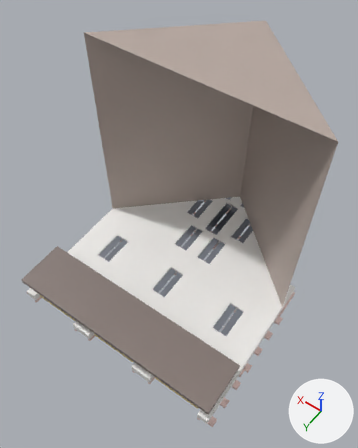
The glTF model modelle/kornhaus/kornhaus_measured.glb: old version first, new version second.
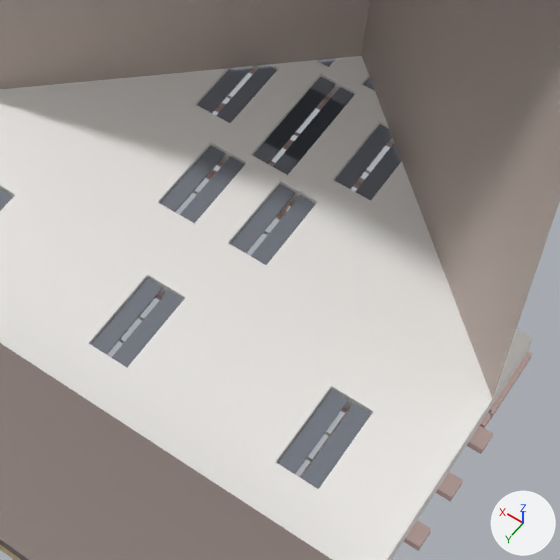
There are two pictures of each version: one whole from a 50 mm lens placed at (-3.9, 8.3, 31.4), pointed at (7.8, -8.0, 5.7), one close up on the part from 34% to 85% of the width and 40% to 80% of the height. Lighting does not change. The marker at lower right points along +X, +Y and +Z. The last two pictures show the newer version. Vertices at exactly the same position are counted once.

Objects in the first close-up: 'dach', 'fassade', 'fenster', 'laube', 'sandstein' and 2 more.
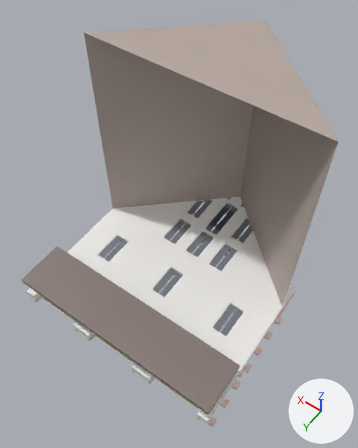
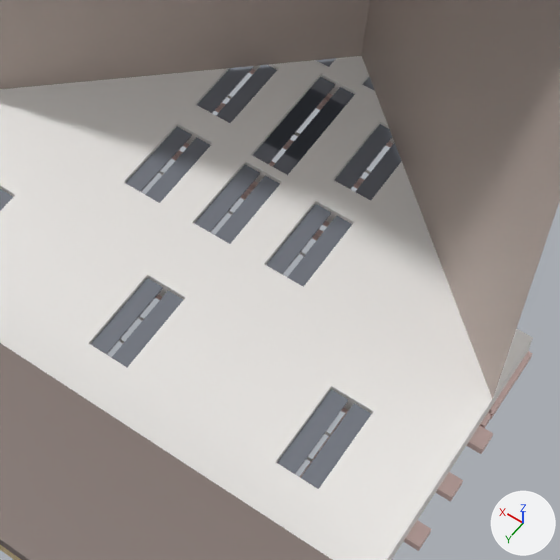
Commit message: feat: fenster_struktur.py Struktur-Regularisierung + Tiefenrecherche Fenstererkennung

Pixel boxes [x1, y1, x2, y2] of what changed, in the close-ups (560 x 560 px; the box of a moved part takes in the faces that stretch with it):
part 1 of me_fassade, moved or reshaped
    both: [0, 104, 533, 399]
part 2 of me_fenster, moved or reshaped
    before: [160, 145, 226, 212]
    after: [287, 215, 352, 287]
part 3 of me_fenster, added
    after: [145, 137, 211, 203]
part 4 of me_fenster, added
    after: [126, 127, 192, 192]
part 5 of me_fenster, moved or reshaped
    before: [180, 156, 315, 265]
    after: [195, 165, 331, 275]

Patch to the scene script:
```diff
--- a/modelle/kornhaus/kornhaus_measured.glb.py
+++ b/modelle/kornhaus/kornhaus_measured.glb.py
@@ me_fassade @@
 # used by ob_fassade; location = (0.0, 0.0, 0.0)
-me_fassade.from_pydata(...)  # 218 vertices, 460 faces; spans x 0.0..15.4, y -21.2..0.0, z 0.0..0.6
+me_fassade.from_pydata(...)  # 226 vertices, 476 faces; spans x 0.0..15.4, y -21.2..0.0, z 0.0..0.6
+# me_fassade part 1: 4 vertices moved from x 6.1..9.3, y -9.5, z 0.0..0.6 to x 5.1..10.3, y -9.5, z 0.0..0.6; 8 vertices removed from x 6.1..9.3, y -11.8..-9.5, z 0.0..0.6; 16 vertices added at x 5.1..10.3, y -11.8..-9.5, z 0.0..0.6
 me_fassade.materials.append(mat_defaultmaterial)
@@ me_fenster @@
 # used by ob_fenster; location = (0.0, 0.0, 0.0)
-me_fenster.from_pydata(...)  # 192 vertices, 288 faces; spans x 2.0..13.4, y -21.0..-5.3, z 0.5
+me_fenster.from_pydata(...)  # 208 vertices, 312 faces; spans x 2.0..13.4, y -21.0..-5.3, z 0.5
+# me_fenster part 2: the loose piece of 8 vertices spanning x 8.8..9.3, y -11.7..-9.5, z 0.5 is moved by (-3.7, 0.0, 0.0)
+# me_fenster part 3: a new loose piece, a box spanning x 9.245..9.705, y -11.722..-9.502, z 0.47..0.53, in mat_defaultmaterial_002
+# me_fenster part 4: a new loose piece, a box spanning x 9.855..10.315, y -11.722..-9.502, z 0.47..0.53, in mat_defaultmaterial_002
+# me_fenster part 5: 12 vertices removed from x 6.6..8.7, y -11.7..-9.5, z 0.5; 12 vertices added at x 5.7..7.8, y -11.7..-9.5, z 0.5
 me_fenster.materials.append(mat_defaultmaterial_002)
```
